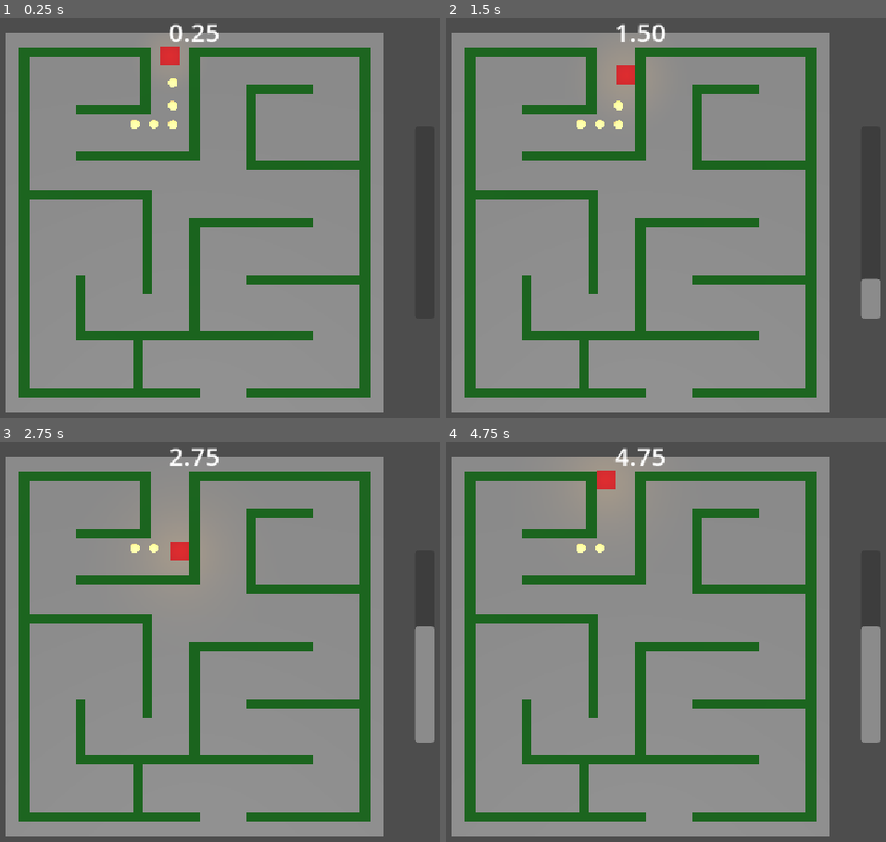
Above: before the commit, frames 1-4 (two rows, left to right).
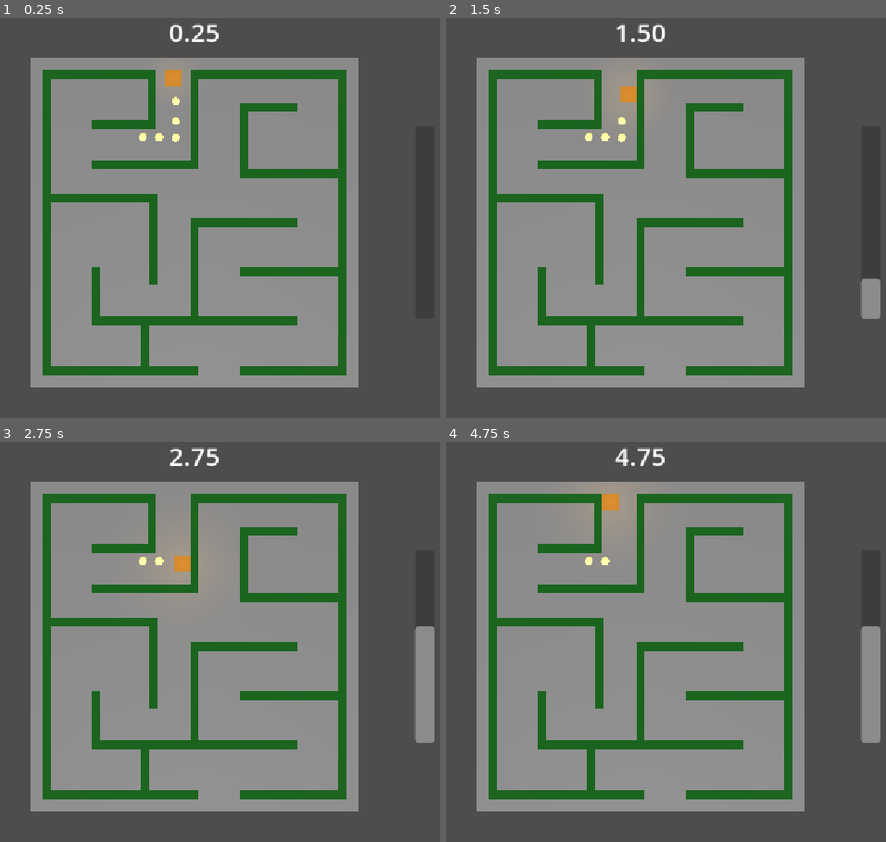
Above: after the commit, the same moments.

Repository: danijmoss/LightMaze
Game: Godot game, scene res://Scenes/main.tscn
Same seed, same stepped clock (60 frames per second), same inputs: the game is played once before the commit and once after it.
Inputs:
- Up to frame 1 (0.25 s): no input
- Up to frame 2 (1.5 s): hold Right (ui_right) 0.53-1.28 s; hold Down (ui_down) from 1.28 s (still down)
- Up to frame 3 (2.75 s): release Down (ui_down) at 2.03 s; hold Right (ui_right) from 2.03 s (still down)
- Up to frame 4 (4.75 s): release Right (ui_right) at 2.78 s; hold Up (ui_up) 2.78-3.53 s; hold Left (ui_left) from 3.53 s (still down)

The runs differ from the first frame. In frame 1, 35% of the frame differs, in the area x 1-88%, y 3-99%; in frame 2, 36%; in frame 3, 35%; in frame 4, 35%.

Commit message:
Changed color of the Player
Can now see the glow effect better

Diff:
--- a/Scenes/main.tscn
+++ b/Scenes/main.tscn
@@ -36,7 +36,7 @@
 [node name="Camera3D" type="Camera3D" parent="." unique_id=1916447182]
 transform = Transform3D(1, 0, 0, 0, -4.371139e-08, 1, 0, -1, -4.371139e-08, 0, 15, 0)
 projection = 1
-size = 22.0
+size = 25.361525
 
 [node name="DirectionalLight3D" type="DirectionalLight3D" parent="." unique_id=1161116856]
 transform = Transform3D(1, 0, 0, 0, 0.49999997, 0.86602545, 0, -0.86602545, 0.49999997, 0, 0, 0)
--- a/Scenes/player.tscn
+++ b/Scenes/player.tscn
@@ -3,7 +3,7 @@
 [sub_resource type="BoxMesh" id="BoxMesh_jjgbg"]
 
 [sub_resource type="StandardMaterial3D" id="StandardMaterial3D_bo1nx"]
-albedo_color = Color(0.69124895, 0.10486772, 0.16498068, 1)
+albedo_color = Color(0.6901961, 0.4862745, 0.16470589, 0.76862746)
 
 [sub_resource type="BoxShape3D" id="BoxShape3D_xwulq"]
 
